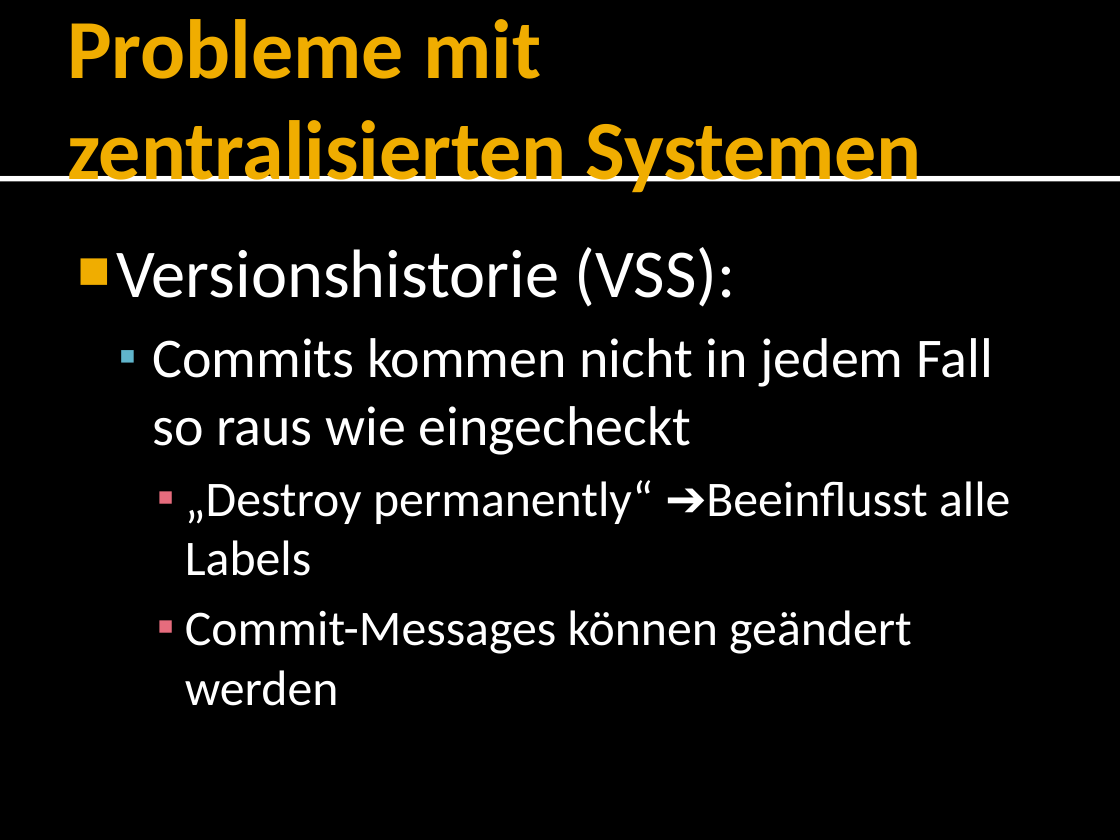
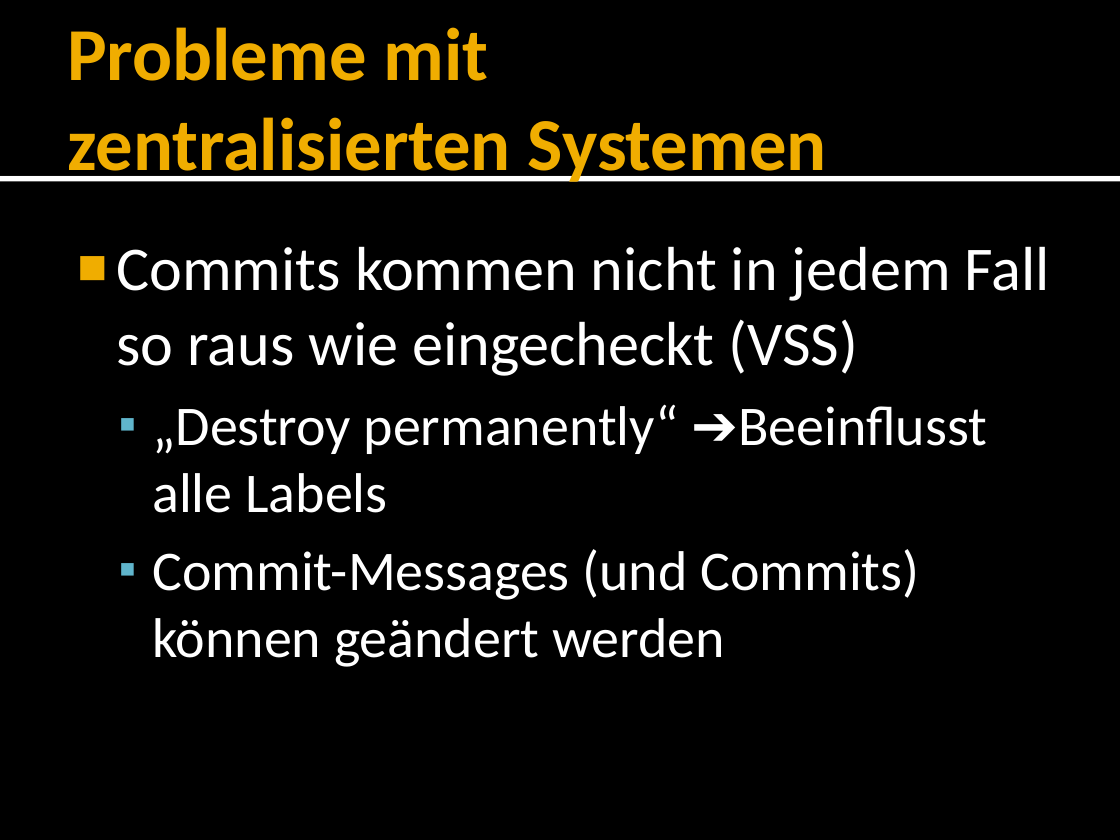
Before and after one commit to forki/GitTalk, a slide deck: slide 7 of GitTalk.pptx (slide 6 before the commit). Drawn at 1120x840 pixels with LibreOffice and Linux fonts; fonts in the diff are those of the drawing. Boxes give left, top, right and bottom in pixels: in the first picture for what was removed or moved away, otherwise in the second. Text is boxed around its words. In the diff, an @@ line names an element or a change of style, - is before the commit and + after.

```diff
--- a/GitTalk.pptx
+++ b/GitTalk.pptx
@@ title "Probleme mit zentralisierten Systemen" at (67, 27, 827, 182): size 54 to 48 pt @@
@@ text at (116, 246, 1050, 376): text changed; size 36 to 40 pt @@
-■ Versionshistorie (VSS):
-  ▪ Commits kommen nicht in jedem Fall so raus wie eingecheckt
+■ Commits kommen nicht in jedem Fall so raus wie eingecheckt (VSS)
@@ text at (152, 404, 987, 513): size 32 to 36 pt in "„Destroy permanently“ ➔Beeinflusst alle Labels"; list level 3 to 2 in "„Destroy permanently“ ➔Beeinflusst alle Labels"; bullet colour #E66C7D to #60B5CC @@
@@ text at (152, 549, 919, 667): text changed; size 32 to 36 pt @@
-    ▪ Commit-Messages können geändert werden
+  ▪ Commit-Messages (und Commits) können geändert werden
```
Also in this commit, not shown: 12 other slides changed, 4 slides added, 5 slides removed.
